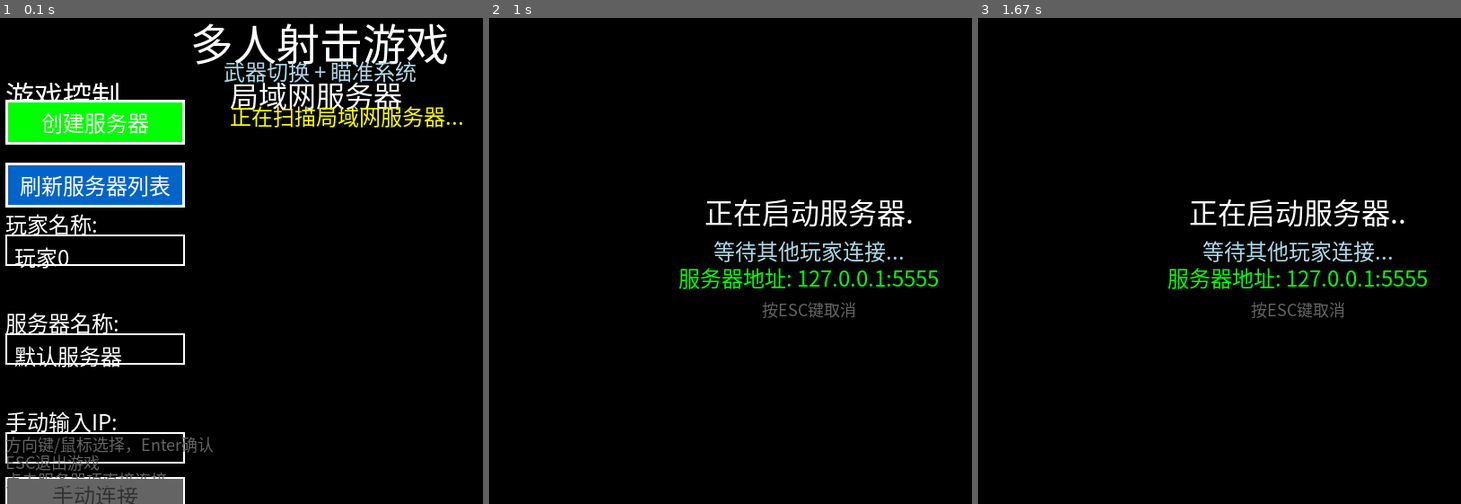
Above: before the commit, frames 1-3 (left to right).
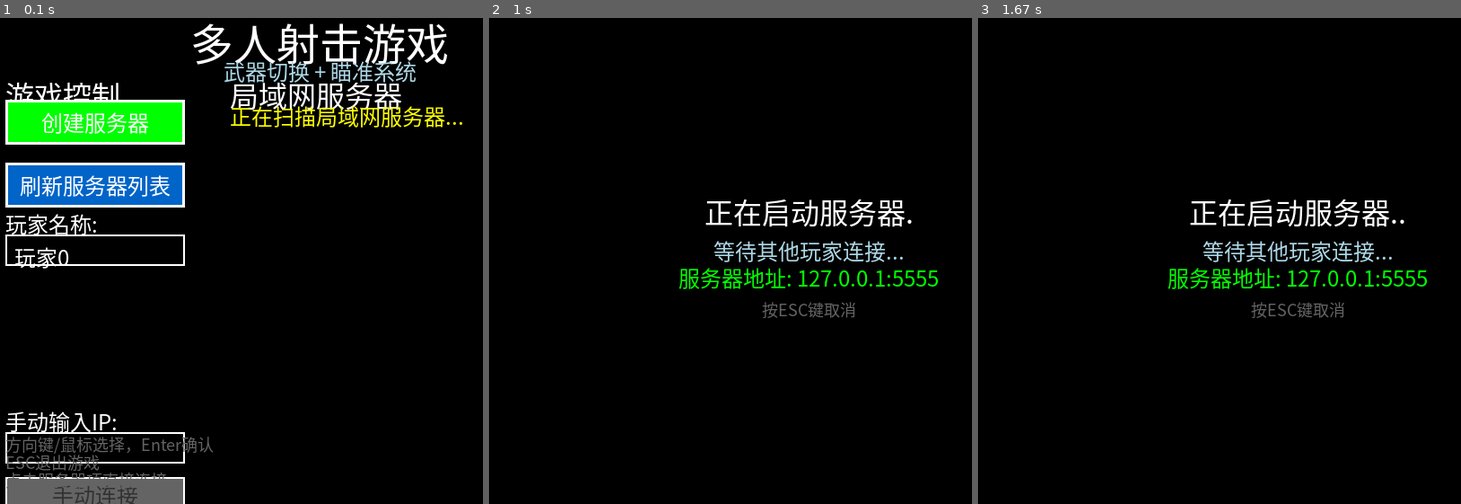
Above: after the commit, the same moments.

Repository: 123456Zhe/zd-2d-gunfight
Game: pygame game, started from main.py
The game is run twice, just before and just after one commit, with the same random seed, the same clock (stepped at 60 frames per second) and the same inputs.
Inputs:
- Up to frame 1 (0.1 s): no input
- Up to frame 2 (1 s): type "ann" at 0.33 s; tap Enter at 0.67 s
- Up to frame 3 (1.67 s): no input

The runs differ from the first frame. In frame 1, 1.2% of the frame differs, in the area x 1-39%, y 60-72%; in frame 2, nothing differs; in frame 3, nothing differs.

Commit message:
Add files via upload

Diff:
--- a/main.py
+++ b/main.py
@@ -2532,24 +2532,6 @@
                                (name_cursor_x, name_input_box.y + 5),
                                (name_cursor_x, name_input_box.y + name_input_box.height - 5), 2)
 
-            # 服务器名称输入框
-            server_name_input_color = YELLOW if server_name_input_active else WHITE
-            pygame.draw.rect(self.screen, BLACK, server_name_input_box)
-            pygame.draw.rect(self.screen, server_name_input_color, server_name_input_box, 2)
-
-            server_name_label = font.render("服务器名称:", True, WHITE)
-            self.screen.blit(server_name_label, (server_name_input_box.x, server_name_input_box.y - 30))
-
-            server_name_input_surface = font.render(server_name_input_text, True, WHITE)
-            self.screen.blit(server_name_input_surface, (server_name_input_box.x + 10, server_name_input_box.y + 7))
-
-            # 服务器名称输入光标
-            if server_name_input_active and pygame.time.get_ticks() % 1000 < 500:
-                server_name_cursor_x = server_name_input_box.x + 10 + server_name_input_surface.get_width()
-                pygame.draw.line(self.screen, WHITE,
-                               (server_name_cursor_x, server_name_input_box.y + 5),
-                               (server_name_cursor_x, server_name_input_box.y + server_name_input_box.height - 5), 2)
-
             # IP输入框
             input_color = YELLOW if input_active else WHITE
             pygame.draw.rect(self.screen, BLACK, input_box)
--- a/network.py
+++ b/network.py
@@ -122,7 +122,6 @@
         """客户端处理消息"""
         if message_type == "connect_response":
             self.player_id = message.get("client_id", -1)
-            self.server_name = message.get("server_name", "默认服务器")
             self.last_heartbeat_received = time.time()
         elif message_type == "heartbeat_response":
             self.last_heartbeat_received = time.time()
